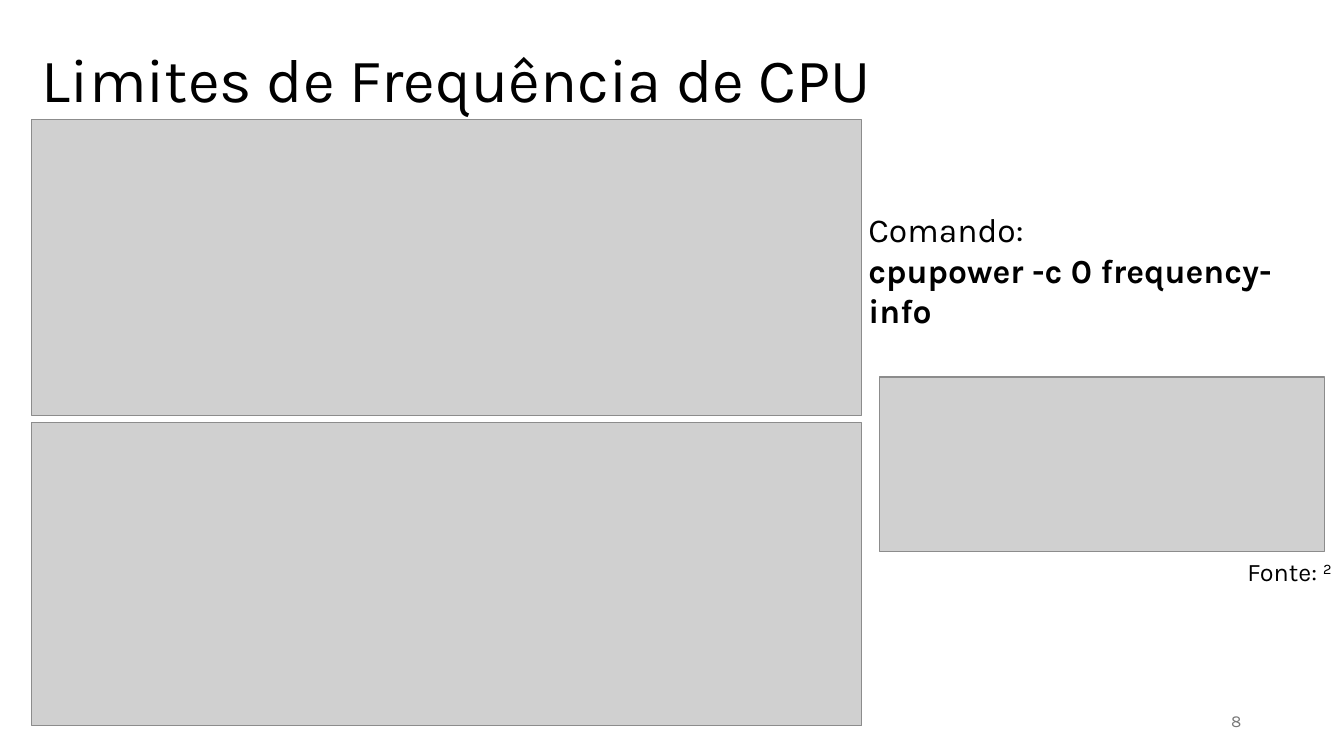
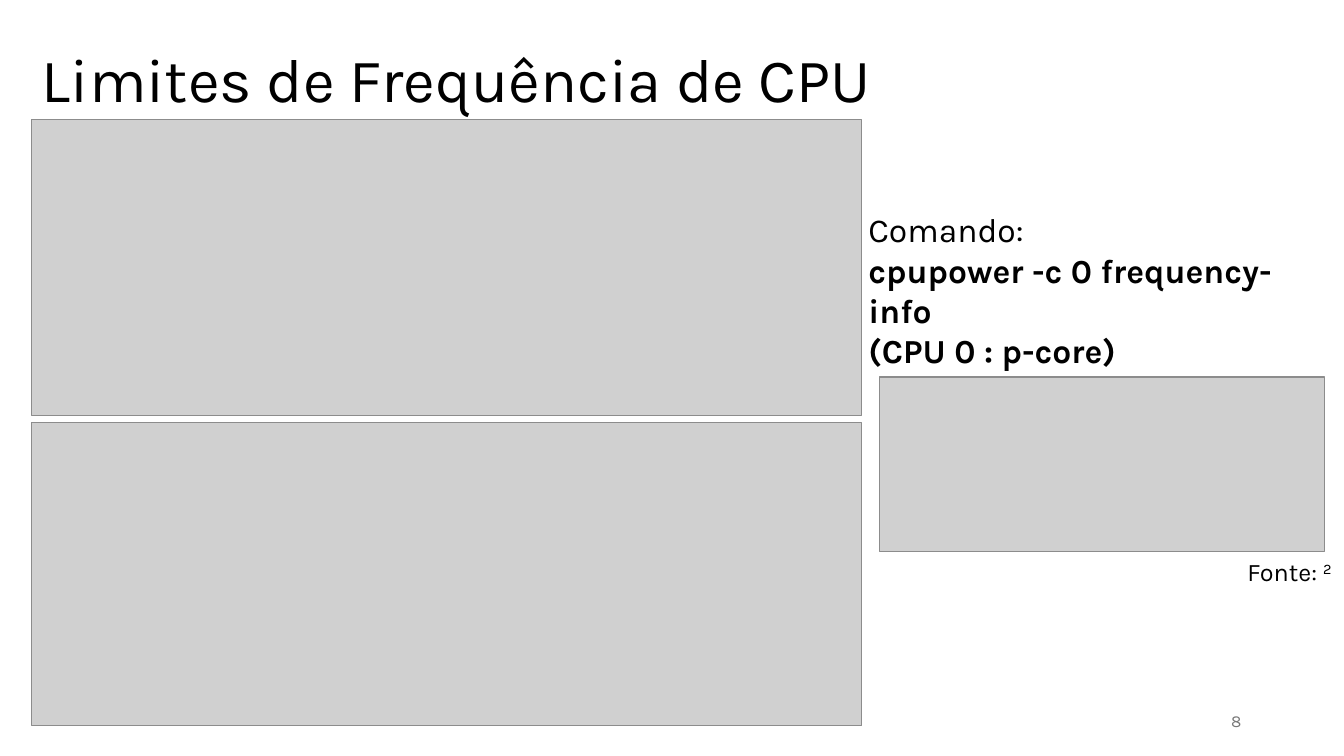
Before and after one commit to jlggross/TF-cmp223, a slide deck: slide 8 of 02-Parcial/02-Parcial-Apresentacao.pptx. Drawn at 1344x756 pixels with LibreOffice and Linux fonts; fonts in the diff are those of the drawing; grey boxes stand for pictures. Boxes give left, top, right and bottom in pixels: in the first picture for what was removed or moved away, otherwise in the second. Text is boxed around its words. In the diff, an @@ line names an element or a change of style, - is before the commit and + after.

```diff
--- a/02-Parcial/02-Parcial-Apresentacao.pptx
+++ b/02-Parcial/02-Parcial-Apresentacao.pptx
@@ text at box(868, 338, 1116, 371): paragraph added @@
+(CPU 0 : p-core)
```
Also in this commit, not shown: 10 other slides changed, 1 other file.
